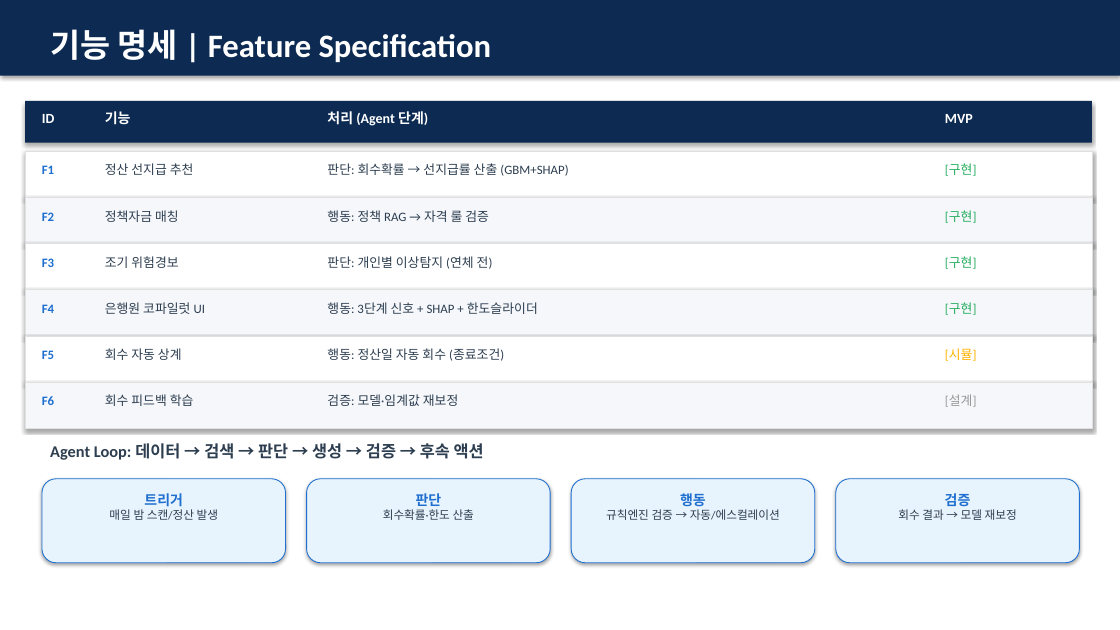
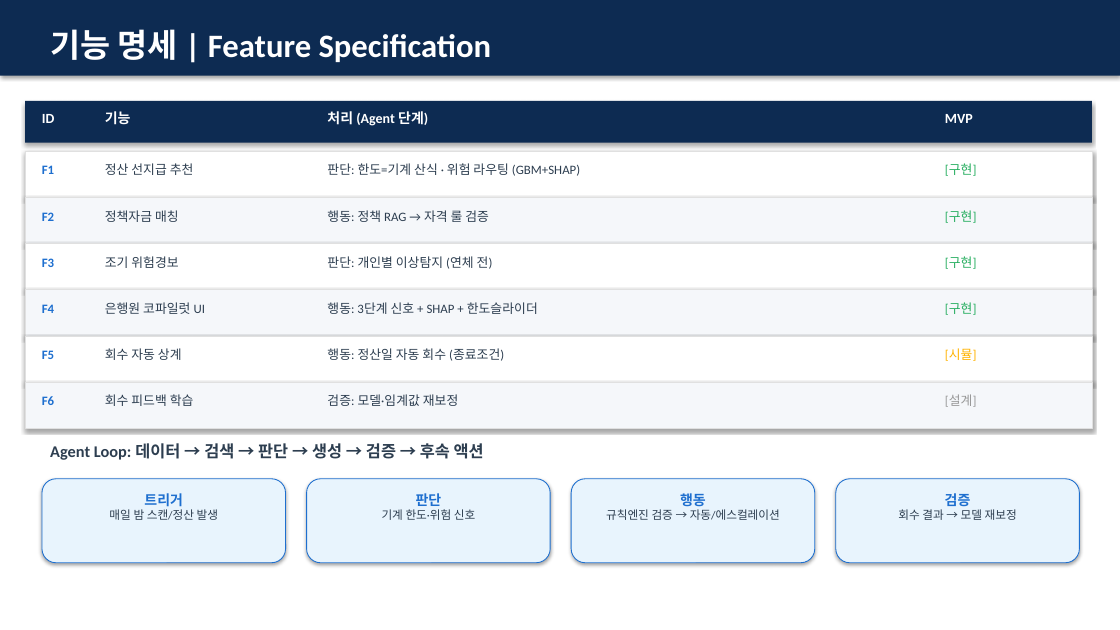
Before and after one commit to BBuSang/JB-Fin-AI-Challenge, a slide deck: slide 6 of 내일은행_MVP제안서_발표.pptx. Drawn at 1120x630 pixels with LibreOffice and Linux fonts; fonts in the diff are those of the drawing. Boxes give left, top, right and bottom in pixels: in the first picture for what was removed or moved away, otherwise in the second. Text is boxed around its words. In the diff, an @@ line names an element or a change of style, - is before the commit and + after.

```diff
--- a/내일은행_MVP제안서_발표.pptx
+++ b/내일은행_MVP제안서_발표.pptx
@@ text at [327, 163, 580, 176]: text changed @@
-판단: 회수확률 → 선지급률 산출 (GBM+SHAP)
+판단: 한도=기계 산식 · 위험 라우팅 (GBM+SHAP)
@@ text at [382, 509, 475, 520]: text changed @@
-회수확률·한도 산출
+기계 한도·위험 신호
```
Also in this commit, not shown: 5 other slides changed, 7 other files.
